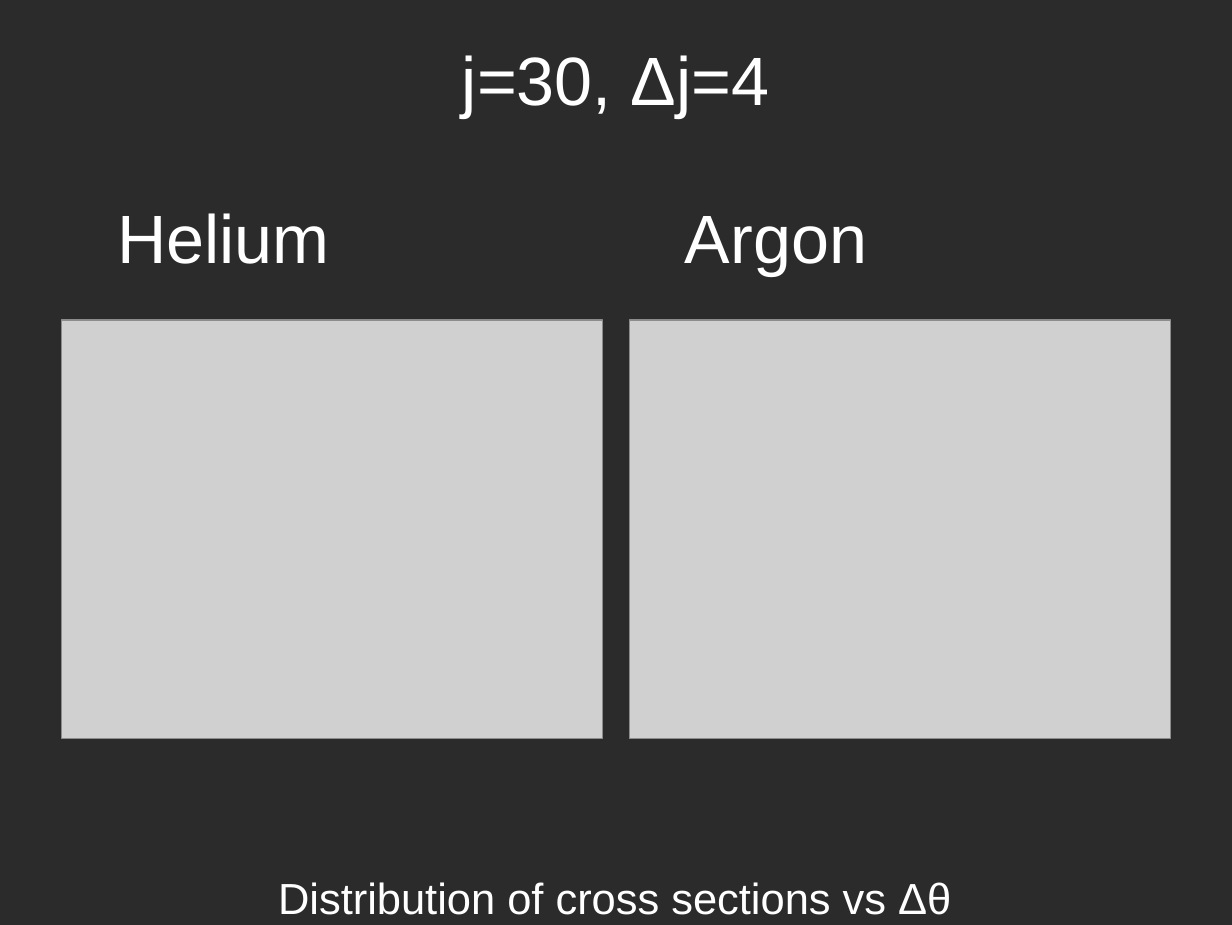
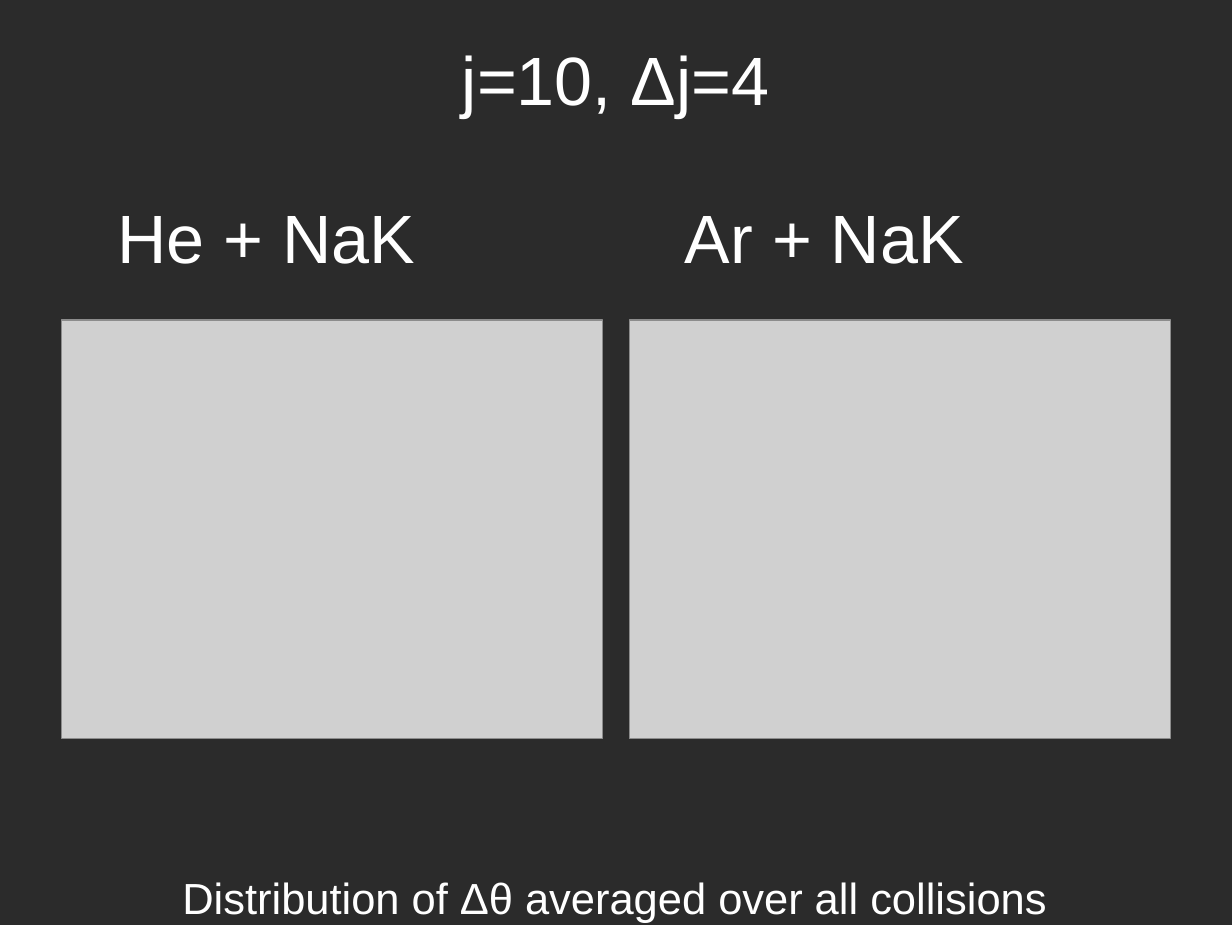
Before and after one commit to atowneND/HeNaK_Collisions, a slide deck: slide 19 of Presentation.odp. Drawn at 1232x925 pixels with LibreOffice and Linux fonts; fonts in the diff are those of the drawing; grey boxes stand for pictures; background and template pictures are left out; a plain dark background stands for a picture behind light text. Boxes give left, top, right and bottom in pixels: in the first picture for what was removed or moved away, otherwise in the second. Text is boxed around its words. In the diff, an @@ line names an element or a change of style, - is before the commit and + after.

```diff
--- a/Presentation.odp
+++ b/Presentation.odp
@@ text at <box>462,55,770,117</box>: text changed @@
-j=30, Δj=4
+j=10, Δj=4
@@ title at <box>117,216,415,264</box>: text changed @@
-Helium
+He + NaK
@@ title at <box>685,216,964,264</box>: text changed @@
-Argon
+Ar + NaK
@@ text at <box>182,882,1046,923</box>: text changed @@
-Distribution of cross sections vs Δθ
+Distribution of Δθ averaged over all collisions
```
Also in this commit, not shown: 6 other slides changed, 2 slides added, 2 slides removed, 4 other files.
